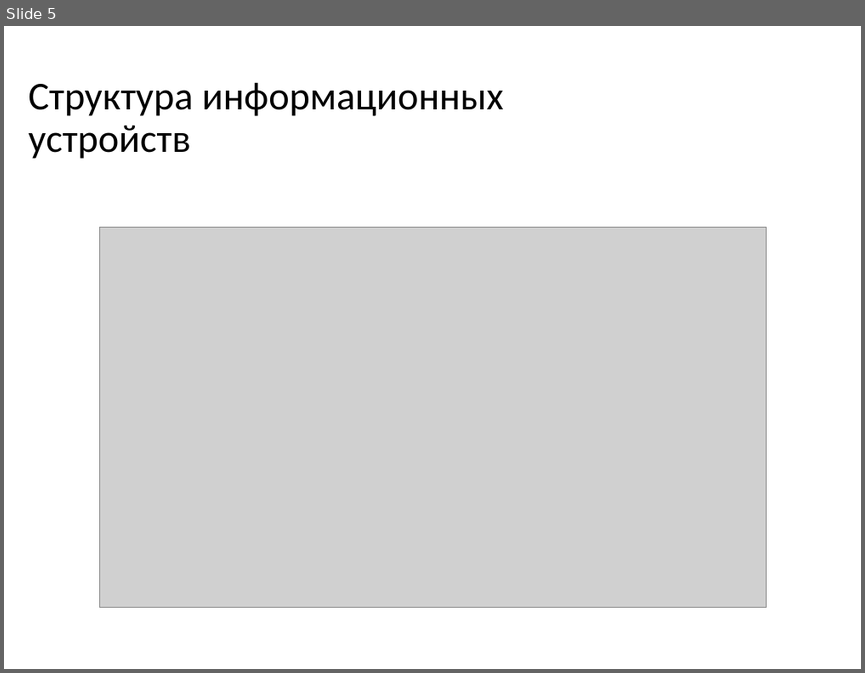
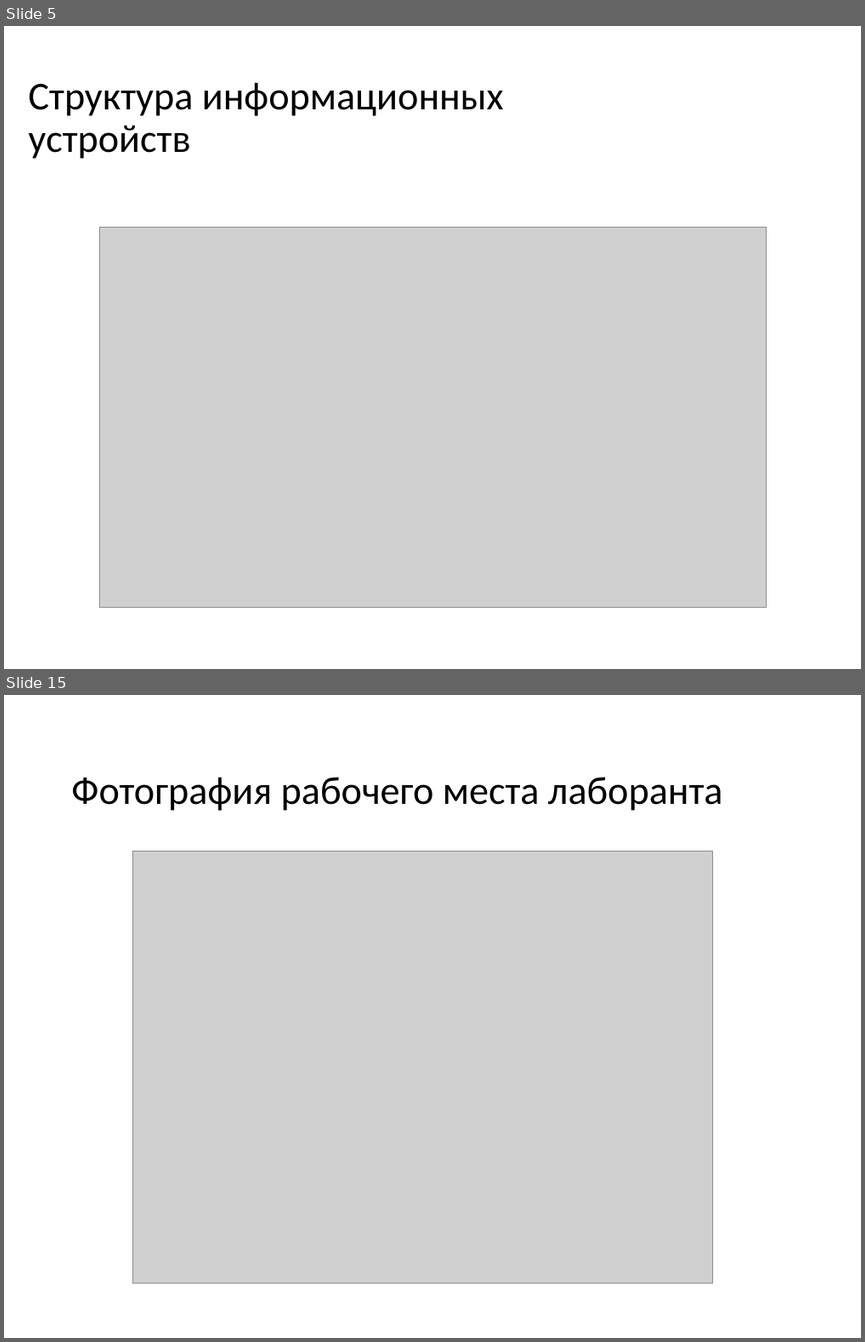
Before and after one commit to dimamatrusmat/domaxadlamena, a slide deck: Презентации/Обобщающая презентация.pptm. Shown one above the other, each under a label of ours: slide 5 before the commit, slides 5 and 15 after it; the slides between them are not shown. The pictures are 865x673 and 865x1342 pixels, drawn with LibreOffice and Linux fonts; fonts in the diff are those of the drawing; grey boxes stand for pictures. Boxes give left, top, right and bottom in pixels: in the first picture for what was removed or moved away, otherwise in the second. Text is boxed around its words. In the diff, an @@ line names an element or a change of style, - is before the commit and + after.

```diff
--- a/Презентации/Обобщающая презентация.pptm
+++ b/Презентации/Обобщающая презентация.pptm
@@ slide 15 added at [4, 695, 861, 1338], background #FFFFFF @@
@@ title added at [71, 777, 723, 811], 33 pt, text #000000 @@
+Фотография рабочего места лаборанта
@@ picture added at [133, 851, 713, 1282] @@
```
Also in this commit, not shown: 4 slides changed, 13 other slides added, 20 slides removed, 2 other files.
